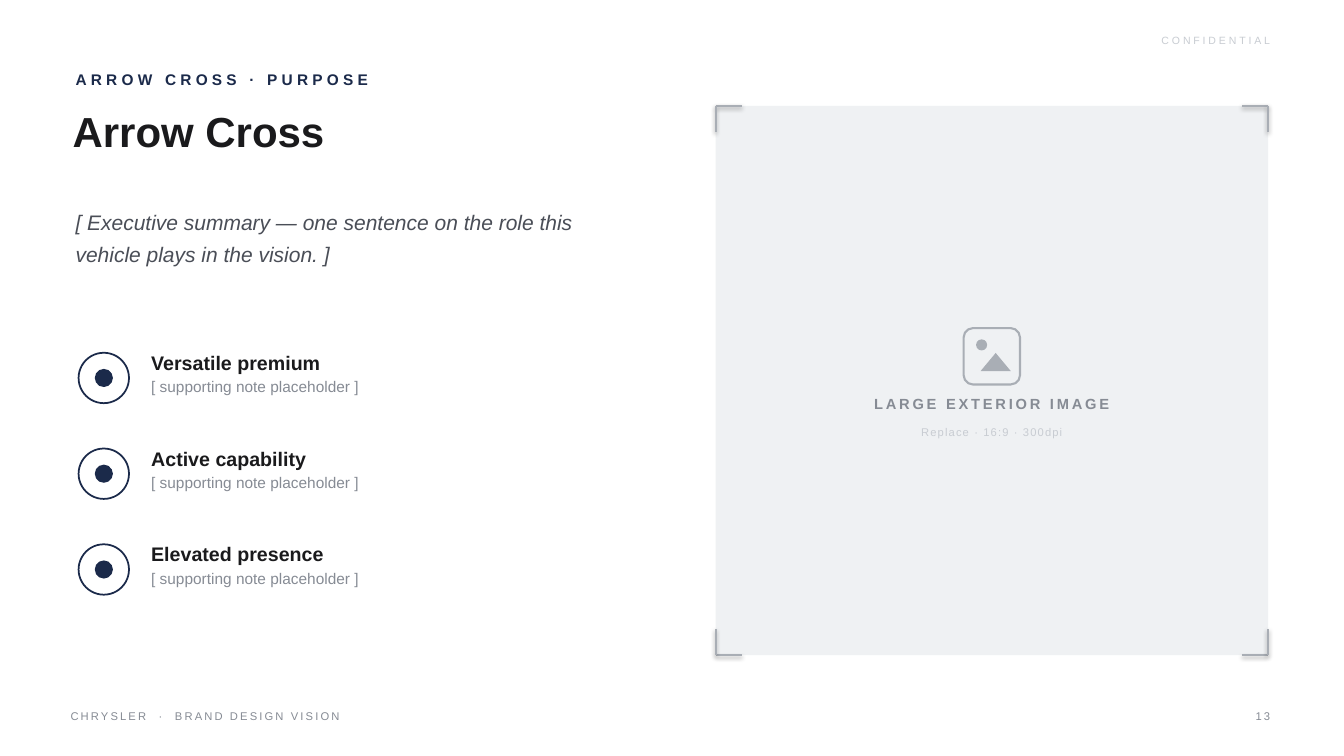
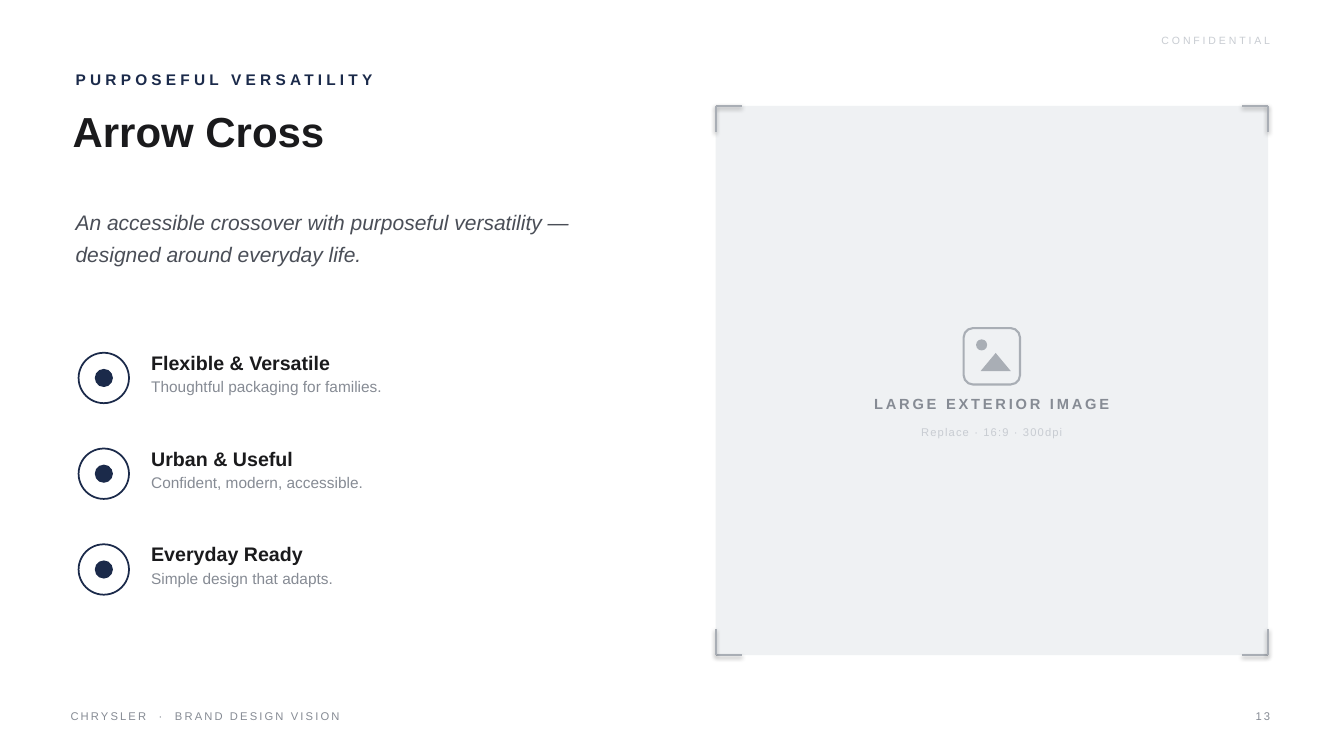
Before and after one commit to LG-Succe55/CLAUDE, a slide deck: slide 13 of Chrysler_Brand_Design_Vision.pptx. Drawn at 1344x756 pixels with LibreOffice and Linux fonts; fonts in the diff are those of the drawing. Boxes give left, top, right and bottom in pixels: in the first picture for what was removed or moved away, otherwise in the second. Text is boxed around its words. In the diff, an @@ line names an element or a change of style, - is before the commit and + after.

```diff
--- a/Chrysler_Brand_Design_Vision.pptx
+++ b/Chrysler_Brand_Design_Vision.pptx
@@ text at bbox=[76, 74, 368, 85]: text changed @@
-ARROW CROSS · PURPOSE
+PURPOSEFUL VERSATILITY
@@ text at bbox=[76, 215, 541, 267]: text changed @@
-[ Executive summary — one sentence on the role this vehicle plays in the vision. ]
+An accessible crossover with purposeful versatility — designed around everyday life.
@@ text at bbox=[151, 355, 382, 395]: text changed @@
-Versatile premium
-[ supporting note placeholder ]
+Flexible & Versatile
+Thoughtful packaging for families.
@@ text at bbox=[151, 451, 363, 490]: text changed @@
-Active capability
-[ supporting note placeholder ]
+Urban & Useful
+Confident, modern, accessible.
@@ text at bbox=[151, 546, 333, 587]: text changed @@
-Elevated presence
-[ supporting note placeholder ]
+Everyday Ready
+Simple design that adapts.
```
Also in this commit, not shown: 13 other slides changed, 1 other file.
